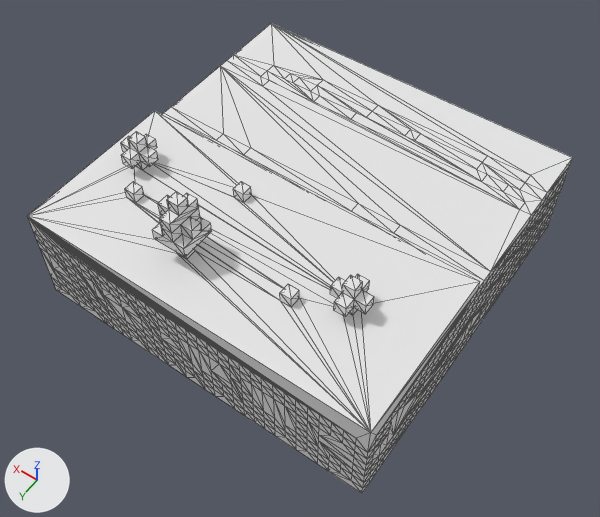
An edit to the OBJ model Genetic Map Generation/Prefabs/WorldTiles/3D Overworld Tileset/MapTiles/SeaShore.obj, drawn before and after from the same camera.
Rendered twice from a camera (50 mm lens) standing at (-2.64, 3.85, 5.95) and looking at (-0.16, 0.37, 0.49). Arrows for +X, +Y and +Z are at lower left; the lights stay in place. Mesh edges are drawn as thin lines. Where no turn or scale is listed for an object, it has been applied to the vertices. Vertices at the same position are counted once.

The first picture shows 'Untitled'.
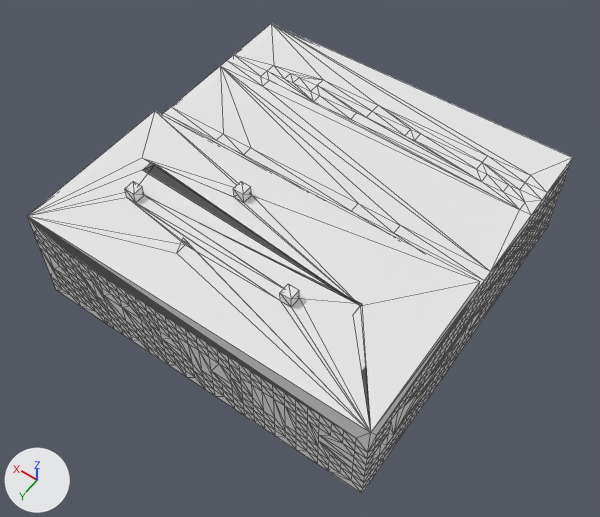
The change, as a diff of the scene's bpy script:
```diff
--- a/Genetic Map Generation/Prefabs/WorldTiles/3D Overworld Tileset/MapTiles/SeaShore.obj.py
+++ b/Genetic Map Generation/Prefabs/WorldTiles/3D Overworld Tileset/MapTiles/SeaShore.obj.py
@@ me_untitled @@
 # used by ob_untitled; location = (0.0, 0.0, 0.0)
-me_untitled.from_pydata(...)  # 1758 vertices, 3512 faces; spans x -1.6..1.6, y -1.6..1.6, z 0.0..1.6
+me_untitled.from_pydata(...)  # 1658 vertices, 3300 faces, 12 loose edges; spans x -1.6..1.6, y -1.6..1.6, z 0.0..1.1
+# me_untitled part 1
+# 103 vertices are removed from x -1.1..1.4, y 0.5..1.3, z 1.1..1.6
+# 223 faces are deleted
+# 3 vertices are added at (0.45, 1.06, 1.0), (-1.0, 0.78, 1.0), (1.16, 0.59, 1.0)
+# 12 loose edges are added
+# 11 new faces join them
 me_untitled.materials.append(mat_palette)
```

What differs and where, as boxes [x1, y1, x2, y2] in the pictures (600 x 517 px):
part 1 of me_untitled, cut back: before [28, 132, 374, 432]; after [28, 158, 371, 432]
